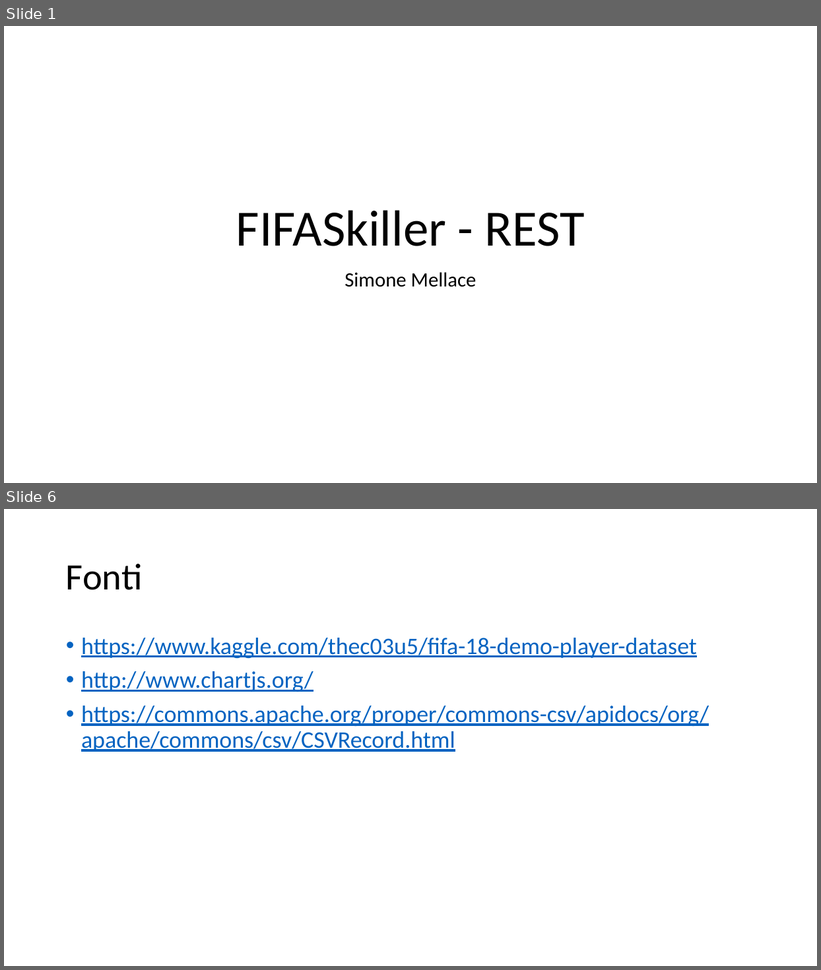
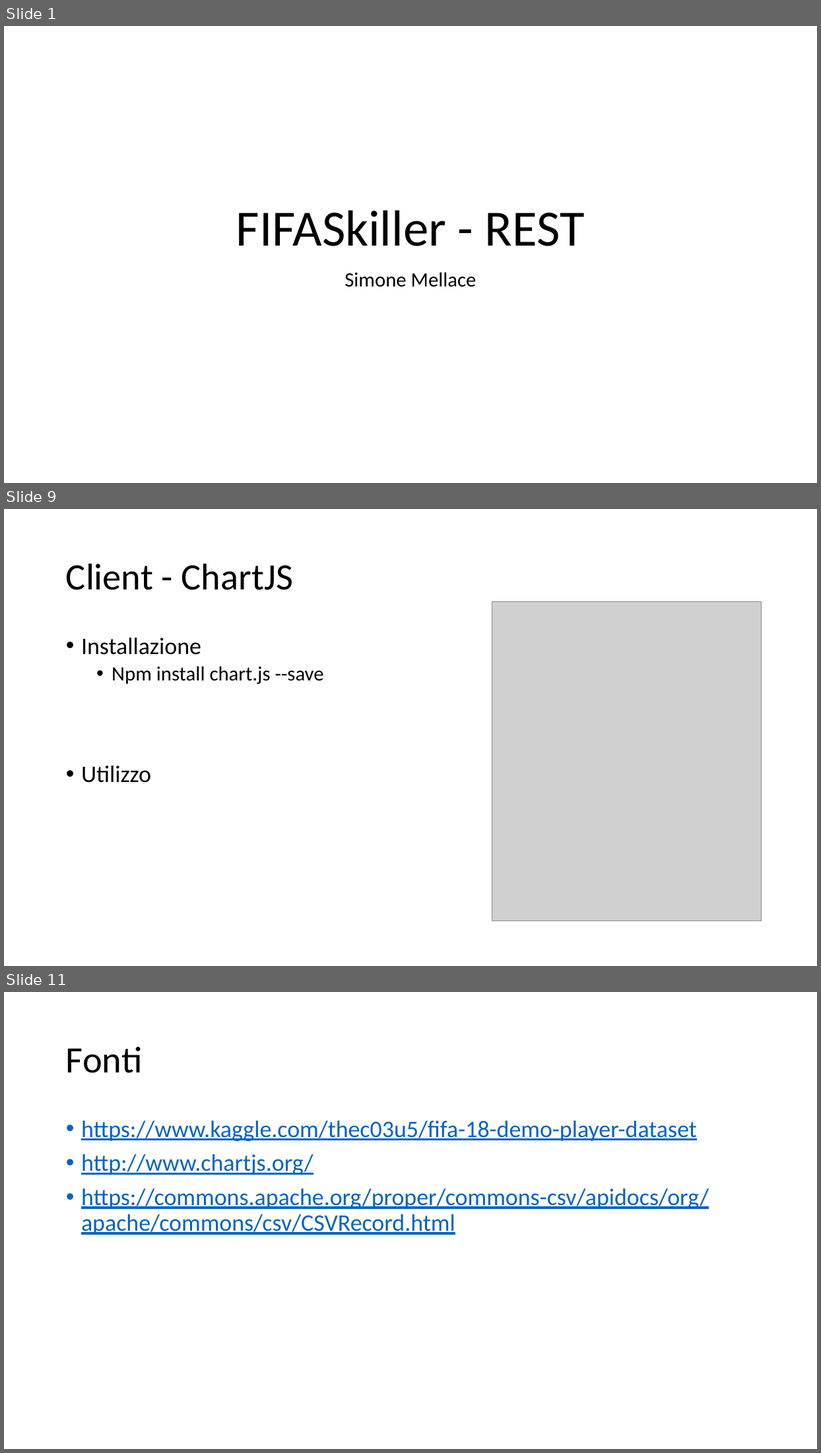
Before and after one commit to mellacsi/FIFA18Skiller, a slide deck: Applicazioni_Service_Oriented.pptx. Shown one above the other, each under a label of ours: slides 1 and 6 before the commit, slides 1, 9 and 11 after it; the slides between them are not shown. The pictures are 821x970 and 821x1453 pixels, drawn with LibreOffice and Linux fonts; fonts in the diff are those of the drawing; grey boxes stand for pictures. Boxes give left, top, right and bottom in pixels: in the first picture for what was removed or moved away, otherwise in the second. Text is boxed around its words. In the diff, an @@ line names an element or a change of style, - is before the commit and + after.

```diff
--- a/Applicazioni_Service_Oriented.pptx
+++ b/Applicazioni_Service_Oriented.pptx
@@ slide 9 added at [4,509,817,966], background #FFFFFF @@
@@ title added at [66,563,293,590], 44 pt, text #000000 @@
+Client - ChartJS
@@ picture added at [492,601,762,921] @@
@@ text added at [81,638,324,783], 24 pt, text #000000 @@
+• Installazione
+  • Npm install chart.js --save
+• Utilizzo
@@ what was slide 6 is now slide 11 @@
```
Also in this commit, not shown: 4 slides changed, 4 other slides added, 1 other file.
